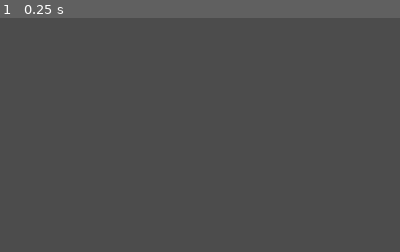
Above: before the commit, frame 1.
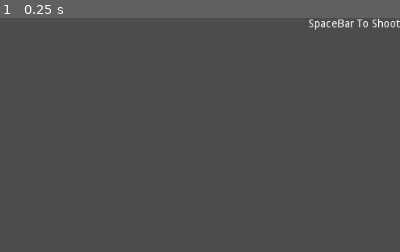
Above: after the commit, the same moment.

Repository: PandorasGit/P1-paroberts
Game: Godot game, scene res://World/World.tscn
Two runs of this game, one before a commit and one after it. Both use one fixed random seed, a clock stepped at 60 frames per second and the inputs below. The project has no main scene, so this scene is started directly.
Inputs:
- Up to frame 1 (0.25 s): no input
The pictures show only the part of the screen within x 50-100%, y 0-50%; the shares and areas given below are measured in that part.

The runs differ from the first frame. In frame 1, 0.4% of the frame differs, in the area x 77-100%, y 0-6%.

Commit message:
Create Tutorial Hud

Diff:
--- /dev/null
+++ b/Project/HUD/HUD.tscn
@@ -0,0 +1,15 @@
+[gd_scene load_steps=2 format=2]
+
+[sub_resource type="Theme" id=1]
+
+[node name="HUD" type="CanvasLayer"]
+
+[node name="TutorialText" type="RichTextLabel" parent="."]
+anchor_right = 0.996
+anchor_bottom = 1.0
+margin_left = 907.0
+margin_top = 1.0
+margin_right = 68.0959
+margin_bottom = -576.0
+theme = SubResource( 1 )
+text = "SpaceBar To Shoot"
--- a/Project/Launcher/Launcher.gd
+++ b/Project/Launcher/Launcher.gd
@@ -9,12 +9,12 @@
 func adjustAngle():
 
 	if clockwise:
-		if angle <= 0:
+		if angle <= 0.0:
 			clockwise = false
 		else:
 			angle -= rotationSpeed
 	else:
-		if angle >= 90:
+		if angle >= 89.9:
 			clockwise = true
 		else:
 			angle += rotationSpeed
--- a/Project/World/World.tscn
+++ b/Project/World/World.tscn
@@ -1,7 +1,8 @@
-[gd_scene load_steps=5 format=2]
+[gd_scene load_steps=6 format=2]
 
 [ext_resource path="res://Launcher/Launcher.tscn" type="PackedScene" id=1]
 [ext_resource path="res://World/stoneMid.png" type="Texture" id=2]
+[ext_resource path="res://HUD/HUD.tscn" type="PackedScene" id=3]
 
 [sub_resource type="ConvexPolygonShape2D" id=1]
 points = PoolVector2Array( 128, 128, 0, 128, 0, 0, 128, 0 )
@@ -40,3 +41,5 @@
 
 [node name="Launcher" parent="." instance=ExtResource( 1 )]
 position = Vector2( 67, 526 )
+
+[node name="CanvasLayer" parent="." instance=ExtResource( 3 )]
